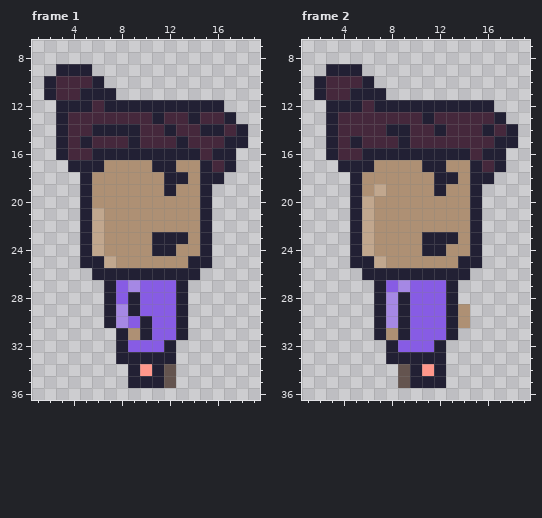
Edited in one commit: pixel-art file (art/ase files/npc_side_animation.ase). That is the earlier state.
21x37 pixels, 2 frames. Shown: frame 1: x 1..19, y 7..36; frame 2: x 1..19, y 7..36.
And afterwards:
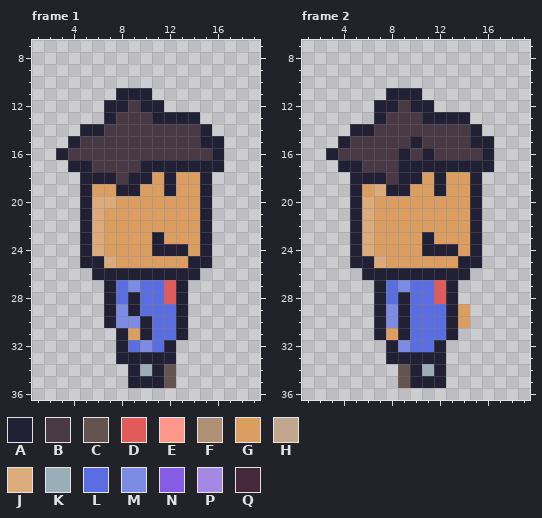
Palette (. is transparent): A #222034  B #493944  C #64544f  D #e15b5b  E #ff978b  F #ae9074  G #dc9d61  H #c1a78e  J #dcab7c  K #9badb7  L #5b6ee1  M #7c8be4  N #875ce4  P #a588e4  Q #45283c
Commit message: finished 5 sprites (no idle animation yet, dunno if idle animations will ever be added)
Change:
Changed rows in their new state; - is an unchanged pixel.
Frame 1:
first column x 2:
 9 -...-------------
10 .....------------
11 ......AAA--------
12 -....--B--.....--
13 -....ABBB-AA-...-
14 -..A-BBBBBBBB-...
15 -.ABBBBBBBBBBAA..
16 --BBBBBBBBBBBB-.-
17 ----BBBBA--AA-A.-
18 ----AABAAG-GG-.--
19 ----GGAAGG-GG----
20 ----JJGGGGGGG----
21 ----JGGGGGGGG----
22 ----JGGGGGGGG----
23 ----JGGGG-GGG----
24 ----JGGGG--AG----
25 -----JGGGGGG-----
27 ------LMLLD------
28 ------L-LLD------
29 ------M-LLL------
30 ------MM-LL------
31 -------G-LL------
32 -------LML-------
34 --------K--------
Frame 2:
first column x 2:
 9 -...-------------
10 .....------------
11 ......AAA--------
12 -....--B--.....--
13 -....ABBB-AAA...-
14 -..AABBBBBBBBA...
15 -.ABBBBBABBBBAA..
16 --BBBBB-B-BBBB-.-
17 ----BBBAA--AA-A.-
18 ----AABAAG-GG-.--
19 ----GJAAGG-GG----
20 ----JGGGGGGGG----
21 ----JGGGGGGGG----
22 ----JGGGGGGGG----
23 ----JGGGG-GGG----
24 ----JGGGG--AG----
25 -----JGGGGGG-----
27 ------LMLLD------
28 ------L-LLD------
29 ------M-LLL-G----
30 ------M-LLL-G----
31 ------G-LLL------
32 -------MLL-------
34 ---------K-------
Where, in picture pixels (left, top, right, bottom), the same in both pictures:
changed: (44, 64, 248, 376)
changed: (314, 64, 518, 376)
